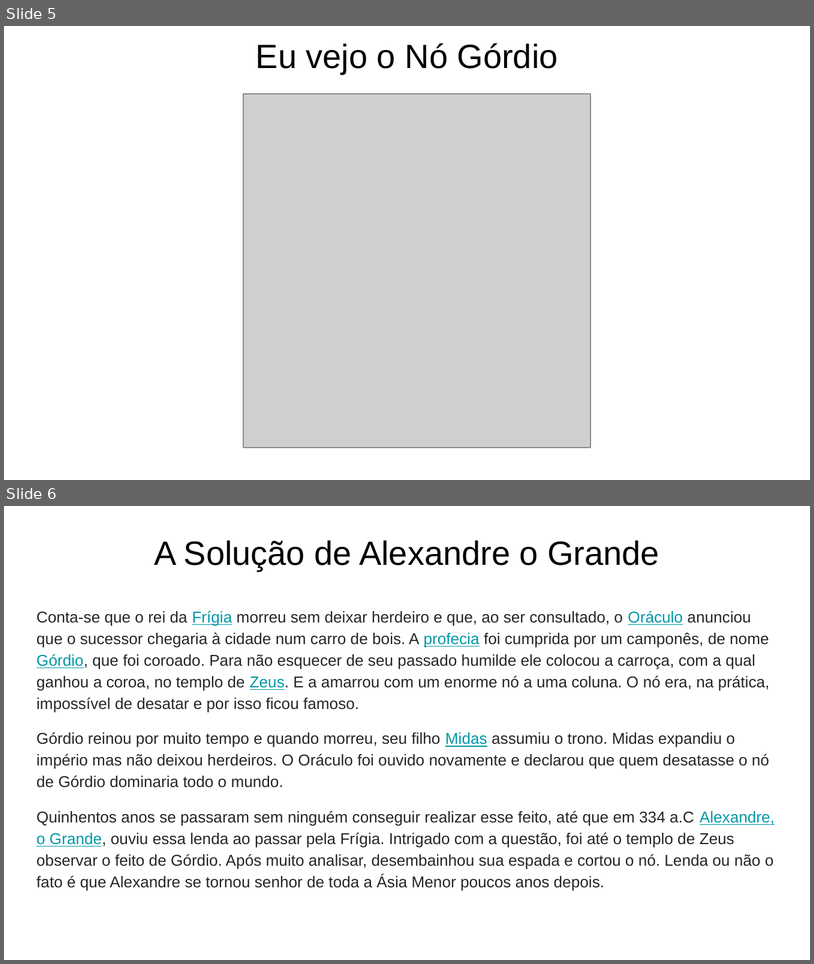
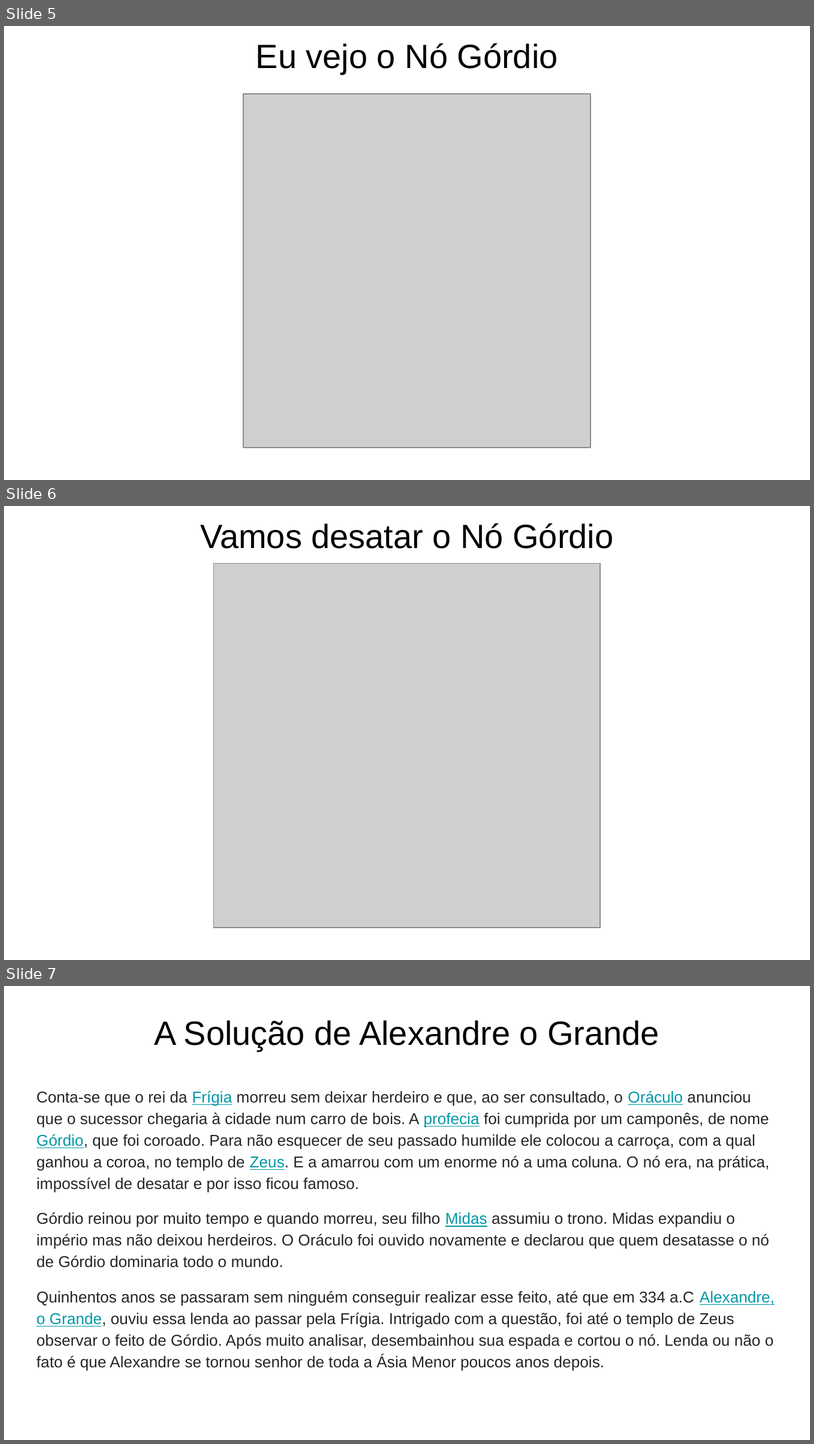
Before and after one commit to gbencke/ZenDoSQL, a slide deck: Zen Do SQL.pptx. Shown one above the other, each under a label of ours: slides 5 and 6 before the commit, slides 5, 6 and 7 after it. The pictures are 814x964 and 814x1444 pixels, drawn with LibreOffice and Linux fonts; fonts in the diff are those of the drawing; grey boxes stand for pictures. Boxes give left, top, right and bottom in pixels: in the first picture for what was removed or moved away, otherwise in the second. Text is boxed around its words. In the diff, an @@ line names an element or a change of style, - is before the commit and + after.

Commit message:
Added 1 more slide!

```diff
--- a/Zen Do SQL.pptx
+++ b/Zen Do SQL.pptx
@@ slide 6 added at (4,506,810,960), background #FFFFFF @@
@@ title added at (200,523,614,549), 30 pt, text #000000 @@
+Vamos desatar o Nó Górdio
@@ picture added at (213,563,601,927) @@
@@ what was slide 6 is now slide 7 @@
```
Also in this commit, not shown: 1 other file.
